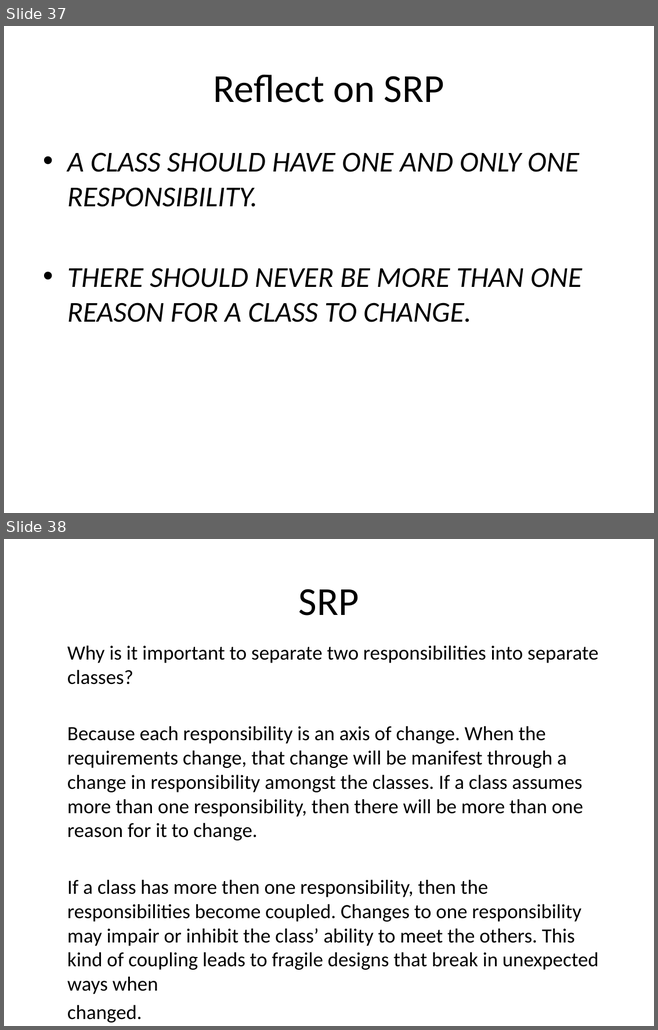
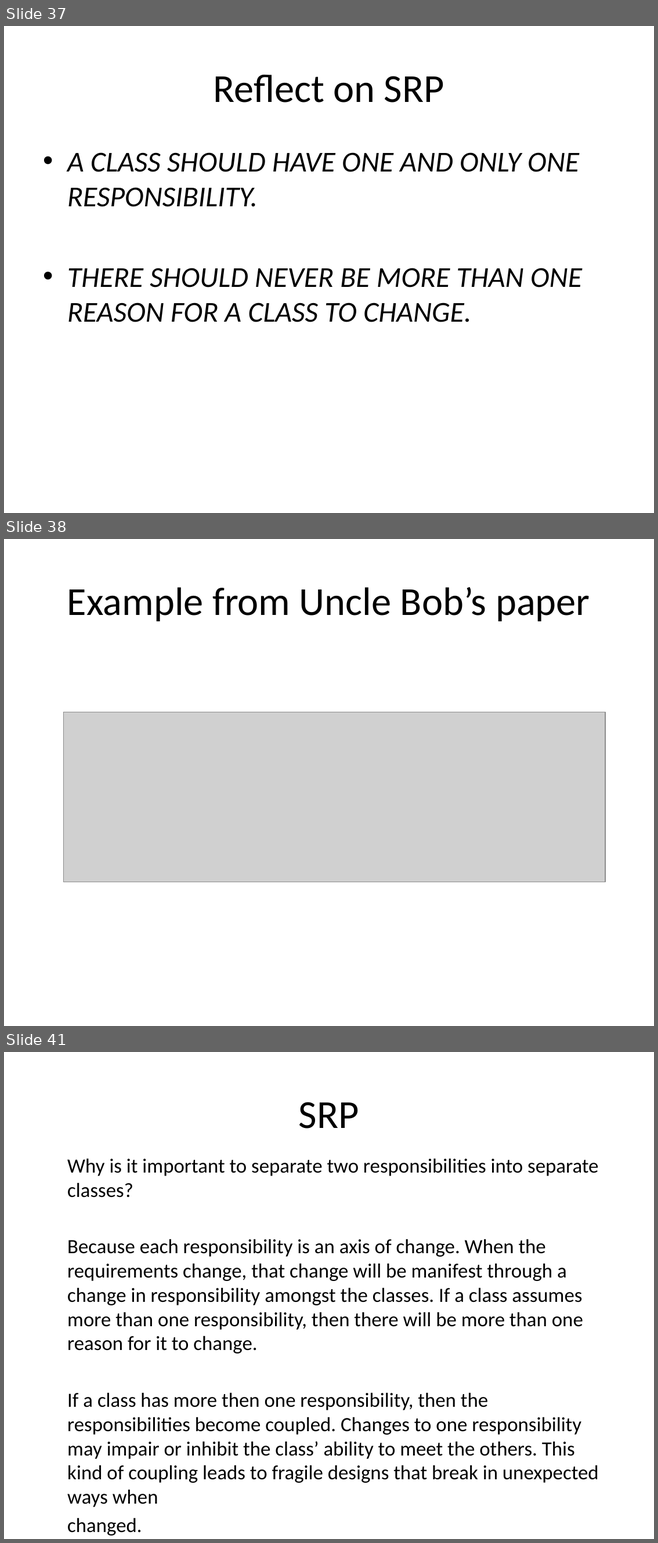
Before and after one commit to sameeri/solid, a slide deck: SOLID Principles of OOD v2.pptx. Shown one above the other, each under a label of ours: slides 37 and 38 before the commit, slides 37, 38 and 41 after it; the slides between them are not shown. The pictures are 658x1030 and 658x1543 pixels, drawn with LibreOffice and Linux fonts; fonts in the diff are those of the drawing; grey boxes stand for pictures. Boxes give left, top, right and bottom in pixels: in the first picture for what was removed or moved away, otherwise in the second. Text is boxed around its words. In the diff, an @@ line names an element or a change of style, - is before the commit and + after.

Commit message:
Adding examples.

```diff
--- a/SOLID Principles of OOD v2.pptx
+++ b/SOLID Principles of OOD v2.pptx
@@ slide 38 added at <box>4,539,654,1026</box>, background #FFFFFF @@
@@ title added at <box>67,587,589,621</box>, 44 pt, text #000000 @@
+Example from Uncle Bob’s paper
@@ picture added at <box>64,712,605,882</box> @@
@@ what was slide 38 is now slide 41 @@
```
Also in this commit, not shown: 9 other slides added.
